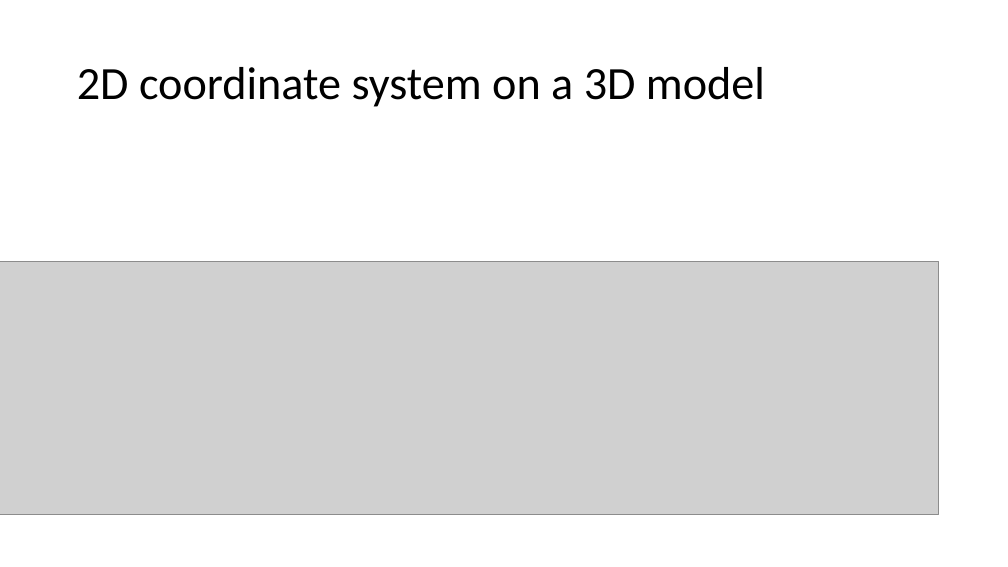
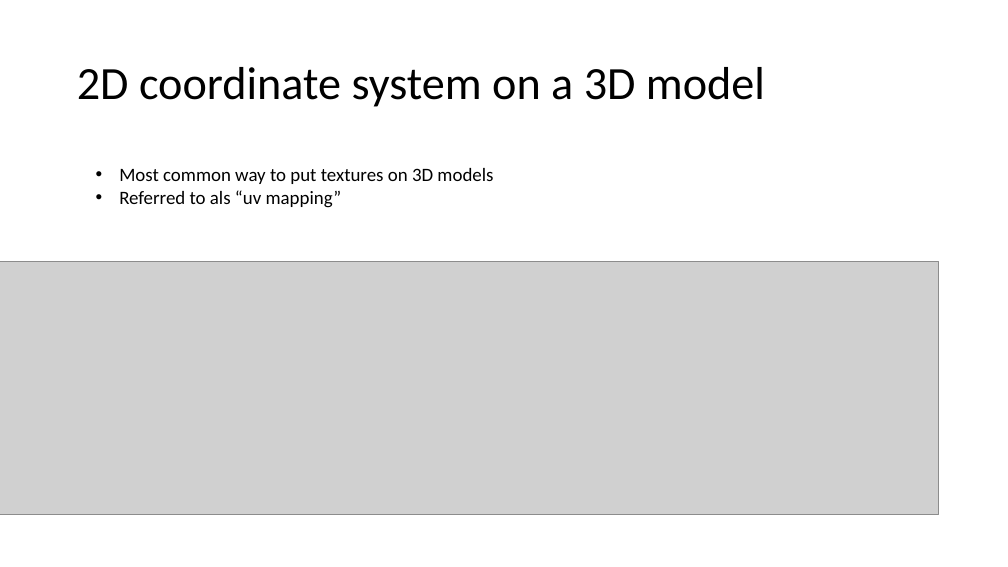
Before and after one commit to harveypekar/3dgraphics, a slide deck: slide 11 of course/3d_slides_w6.pptx. Drawn at 1008x567 pixels with LibreOffice and Linux fonts; fonts in the diff are those of the drawing; grey boxes stand for pictures. Boxes give left, top, right and bottom in pixels: in the first picture for what was removed or moved away, otherwise in the second. Text is boxed around its words. In the diff, an @@ line names an element or a change of style, - is before the commit and + after.

```diff
--- a/course/3d_slides_w6.pptx
+++ b/course/3d_slides_w6.pptx
@@ text added at (119,168,493,208), 18 pt, text #000000 @@
+• Most common way to put textures on 3D models
+• Referred to als “uv mapping”
```
Also in this commit, not shown: 1 slide added, 4 other files.
